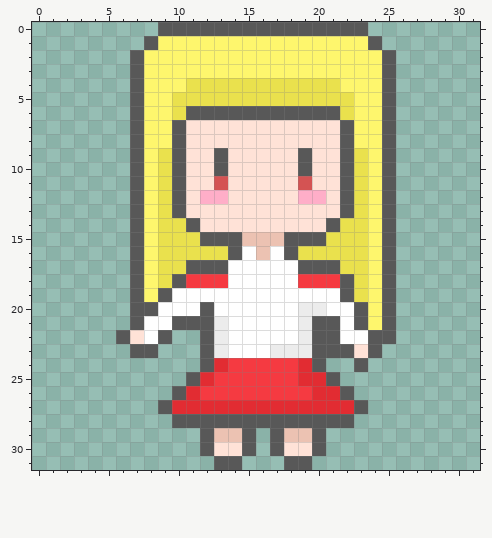
A pixel-art sprite gets an edit: MyFirstShoot/sprites/s_ene_boss/layers/d19571e9-5ecb-4c34-9ce4-1cced2176065/f1982e09-799d-4dcb-b182-bf31e974a020.png. That is the earlier state.
The file is 64x64 pixels, drawn in blocks of 2x2; one block is one cell here.
The result:
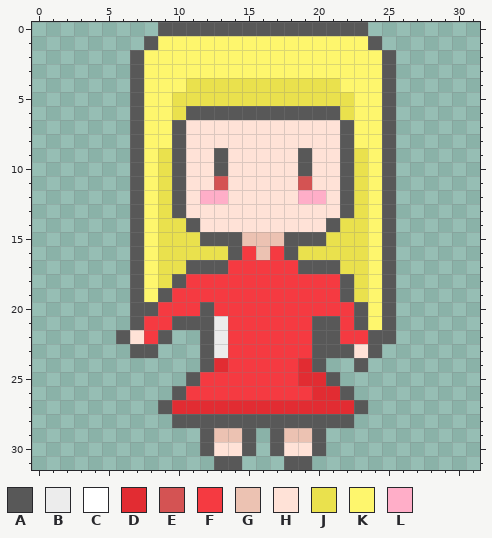
Palette (. is transparent): A #585858  B #ececec  C #ffffff  D #e22c32  E #d45353  F #f53a41  G #ecc2b2  H #ffe2d7  J #eae14d  K #fef66d  L #ffaec8
Changes in this commit:
{"y":16,"x":15,"old":"C","new":"F"}
{"y":16,"x":17,"old":"C","new":"F"}
{"y":17,"x":14,"old":"CCCCC","new":"FFFFF"}
{"y":18,"x":14,"old":"CCCCC","new":"FFFFF"}
{"y":19,"x":10,"old":"CCCCCCCCCCCC","new":"FFFFFFFFFFFF"}
{"y":20,"x":9,"old":"CCC","new":"FFF"}
{"y":20,"x":13,"old":"CCCCCCBBCC","new":"FFFFFFFFFF"}
{"y":21,"x":8,"old":"CC","new":"FF"}
{"y":21,"x":14,"old":"CCCCCB","new":"FFFFFF"}
{"y":21,"x":22,"old":"C","new":"F"}
{"y":22,"x":8,"old":"C","new":"F"}
{"y":22,"x":14,"old":"CCCCCB","new":"FFFFFF"}
{"y":22,"x":22,"old":"CC","new":"FF"}
{"y":23,"x":14,"old":"CCCBBB","new":"FFFFFF"}
{"y":25,"x":12,"old":"D","new":"F"}
{"y":26,"x":11,"old":"D","new":"F"}
{"label":"changed","picture_box":[144,246,368,400]}
